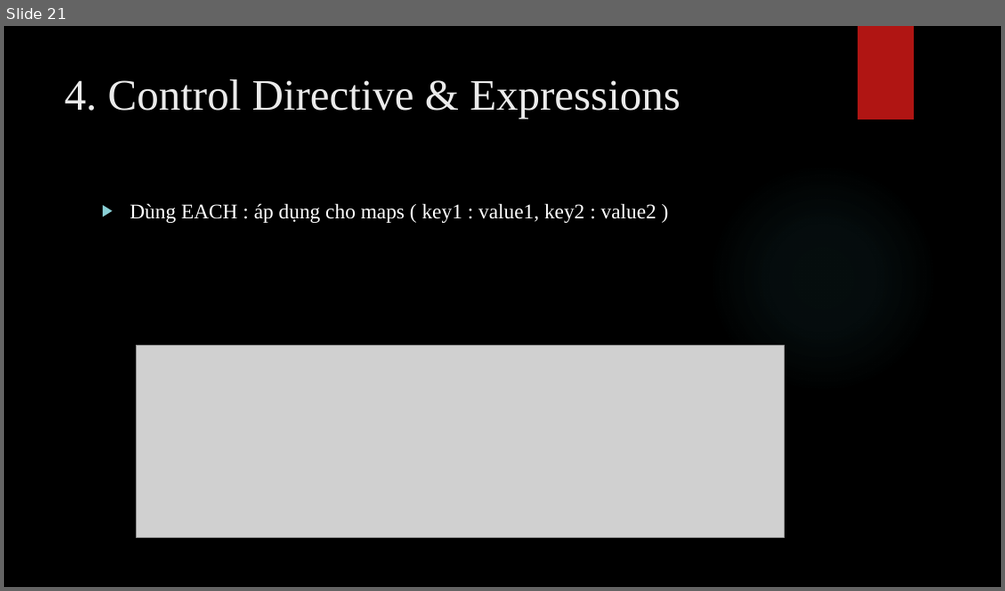
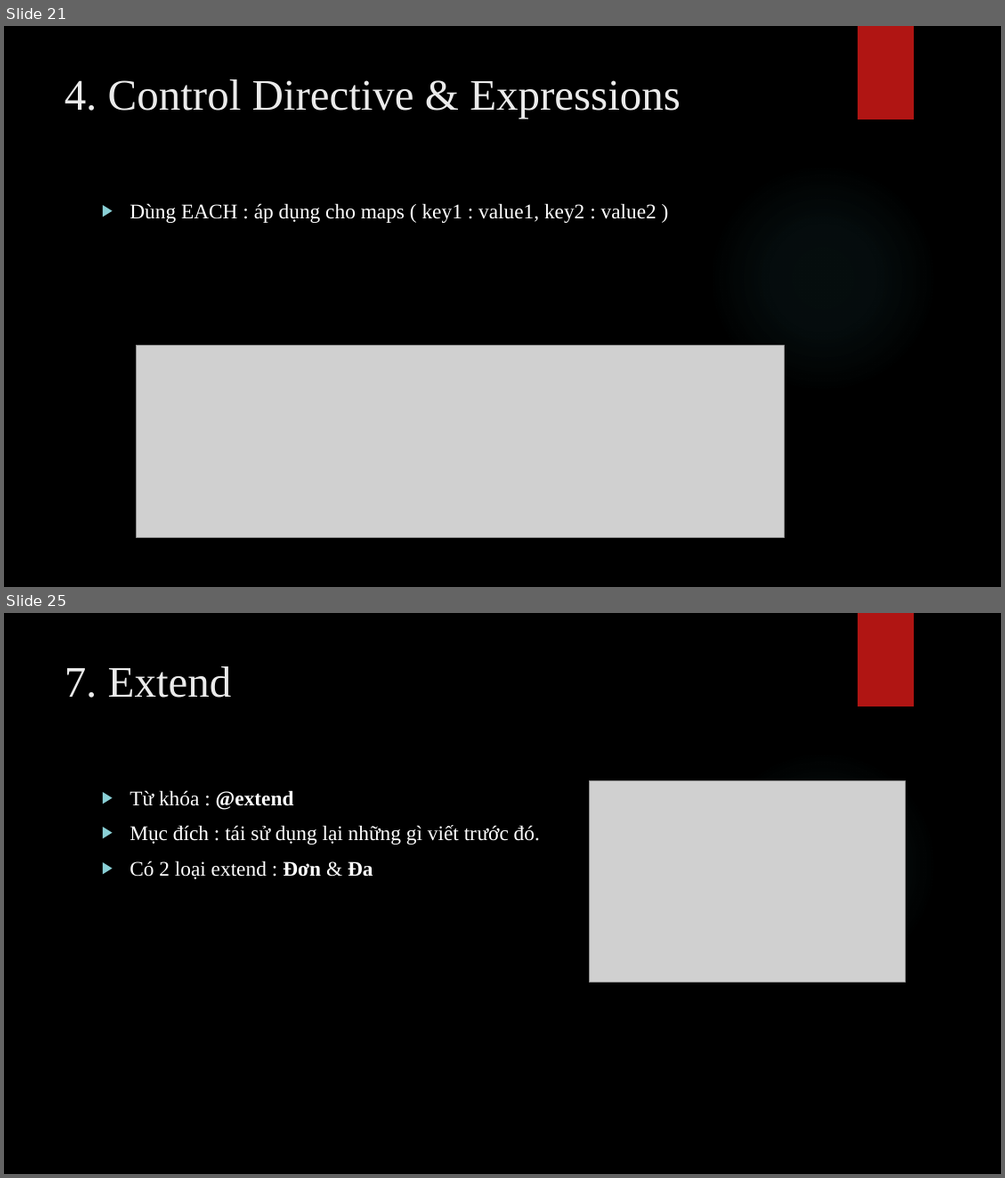
Before and after one commit to nghiepuit/sass, a slide deck: SASS.pptx. Shown one above the other, each under a label of ours: slide 21 before the commit, slides 21 and 25 after it; the slides between them are not shown. The pictures are 1005x591 and 1005x1178 pixels, drawn with LibreOffice and Linux fonts; fonts in the diff are those of the drawing; grey boxes stand for pictures; background and template pictures are left out. Boxes give left, top, right and bottom in pixels: in the first picture for what was removed or moved away, otherwise in the second. Text is boxed around its words. In the diff, an @@ line names an element or a change of style, - is before the commit and + after.

```diff
--- a/SASS.pptx
+++ b/SASS.pptx
@@ slide 25 added at (4, 613, 1001, 1174), background picture (left out); not listed: 2 template elements that a slide beside it also shows @@
@@ title added at (65, 666, 232, 698), 42 pt, text #EBEBEB @@
+7. Extend
@@ text added at (129, 790, 540, 879), 20 pt, text #FFFFFF @@
+▶ Từ khóa : @extend
+▶ Mục đích : tái sử dụng lại những gì viết trước đó.
+▶ Có 2 loại extend : Đơn & Đa
@@ picture added at (590, 781, 905, 982) @@
```
Also in this commit, not shown: 9 other slides added, 4 other files.
